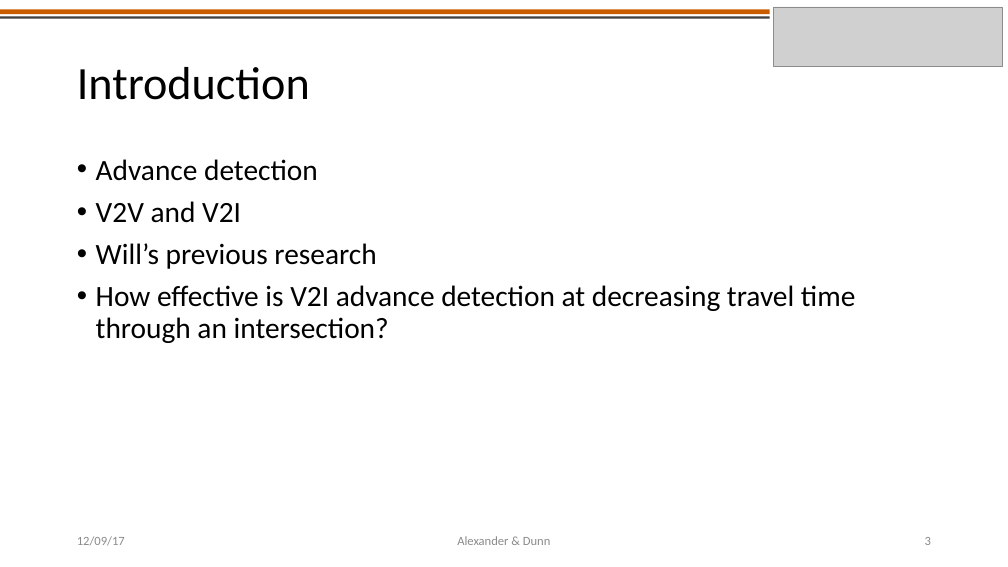
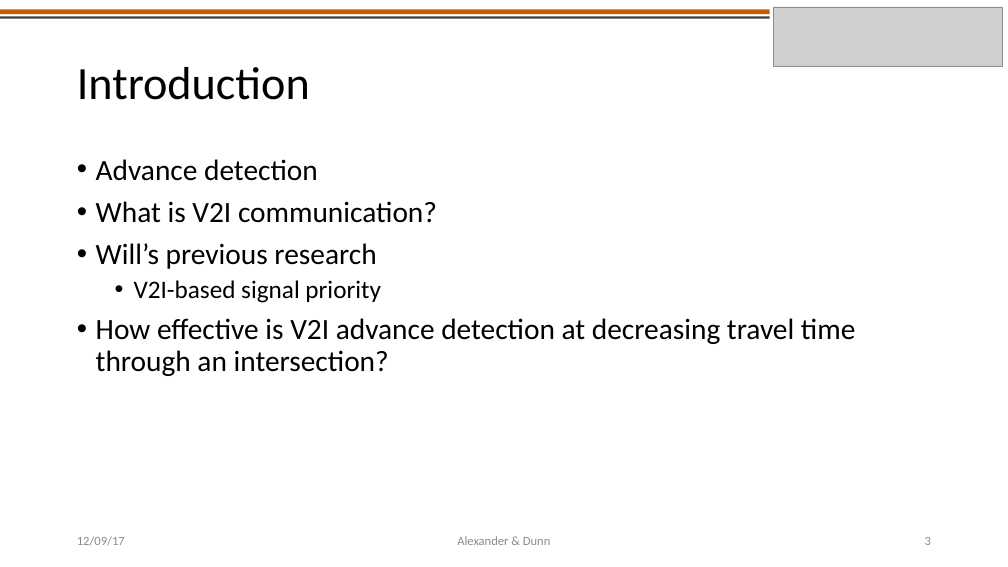
Before and after one commit to americalexander/mrFinishLine, a slide deck: slide 3 of CE391F_project_presentation_alexander_dunn.pptx. Drawn at 1008x567 pixels with LibreOffice and Linux fonts; fonts in the diff are those of the drawing; grey boxes stand for pictures. Boxes give left, top, right and bottom in pixels: in the first picture for what was removed or moved away, otherwise in the second. Text is boxed around its words. In the diff, an @@ line names an element or a change of style, - is before the commit and + after.

```diff
--- a/CE391F_project_presentation_alexander_dunn.pptx
+++ b/CE391F_project_presentation_alexander_dunn.pptx
@@ text at [96, 201, 437, 223]: text changed @@
-• V2V and V2I
+• What is V2I communication?
@@ text at [134, 280, 380, 303]: paragraph added @@
+  • V2I-based signal priority
```
Also in this commit, not shown: 4 other slides changed, 1 slide added, 6 other files.
